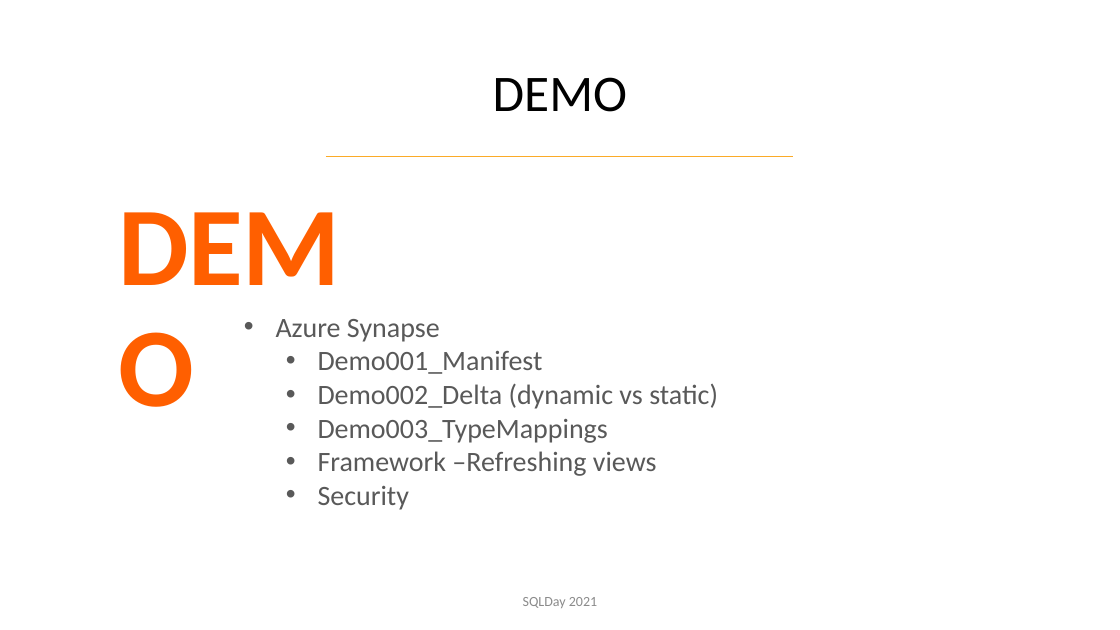
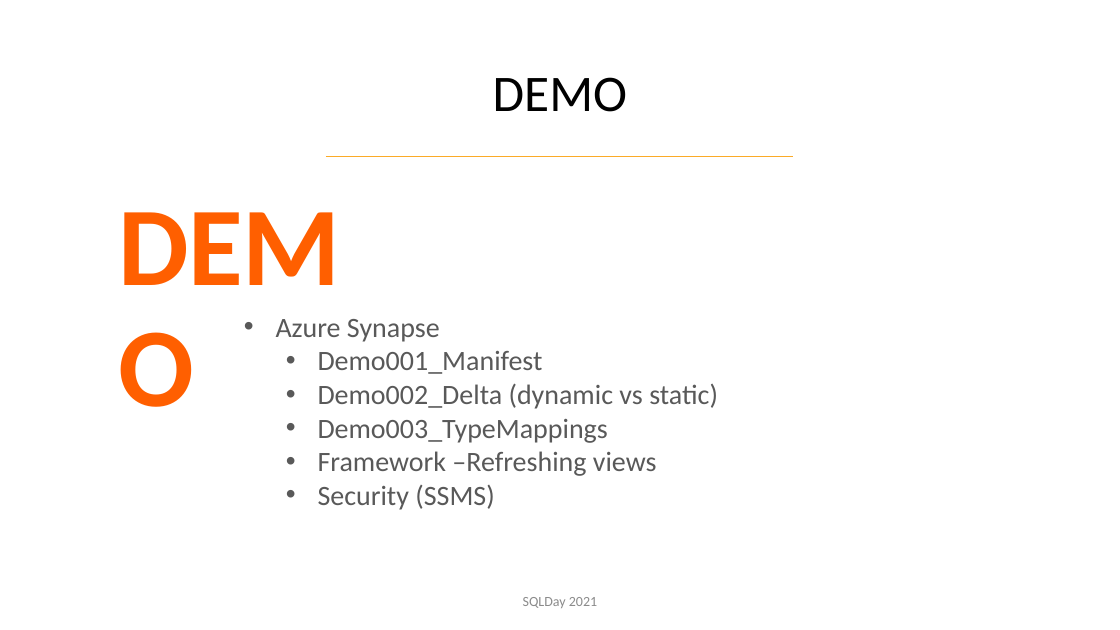
Before and after one commit to cloud4yourdata/CommunityEvents, a slide deck: slide 19 of SQLDay2021/misc/sqlday2021_tk_datalakehouse.pptx. Drawn at 1120x630 pixels with LibreOffice and Linux fonts; fonts in the diff are those of the drawing; background and template pictures are left out. Boxes give left, top, right and bottom in pixels: in the first picture for what was removed or moved away, otherwise in the second. Text is boxed around its words. In the diff, an @@ line names an element or a change of style, - is before the commit and + after.

```diff
--- a/SQLDay2021/misc/sqlday2021_tk_datalakehouse.pptx
+++ b/SQLDay2021/misc/sqlday2021_tk_datalakehouse.pptx
@@ text at (318, 485, 494, 510): text changed @@
-  • Security
+  • Security (SSMS)
```
Also in this commit, not shown: 9 other slides changed, 46 other files.
